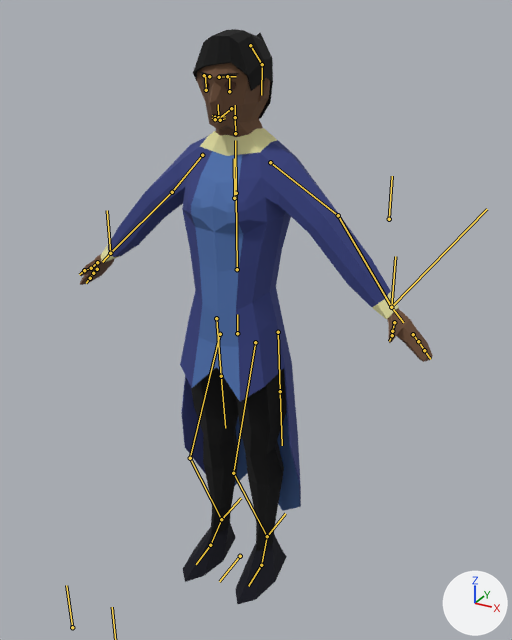
One commit to the glTF model Party/Thalria/thalria.glb: the scene before it, then after it.
The view is the same before and after, from a 50 mm camera at (0.938, -1.598, 1.67) aimed at (0.056, 0.006, 0.868). Every picture has the same lights, and +X, +Y and +Z are marked at lower right. The bones that bend it are drawn over the model as lines.

Objects in the first picture: 'Clothing', 'Skin'.
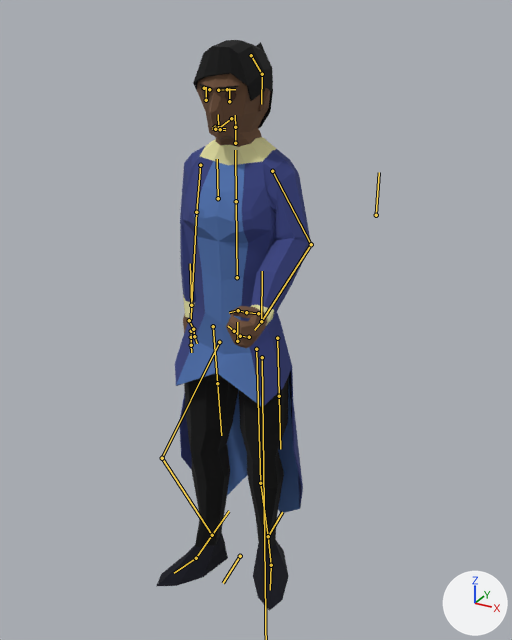
The newer file adds an action. The first version stands in its rest pose; the second is drawn at frame 1 of the action 'Dodge'.

What differs and where, as boxes [x1, y1, x2, y2] in the pictures (512 x 640 px):
```json
{"object": "Clothing", "change": "posed", "before": [101, 29, 399, 604], "after": [157, 40, 311, 611], "on screen": "48% narrower"}
{"object": "Skin", "change": "posed", "before": [80, 63, 433, 362], "after": [183, 73, 270, 348], "on screen": "75% narrower, 8% shorter"}
{"bone": "root", "before": "(240, 556) to (219, 581)", "after": "(240, 556) to (223, 583)"}
{"bone": "hip", "before": "(237, 333) to (237, 314)", "after": "(237, 341) to (237, 322)"}
{"bone": "head", "before": "(235, 117) to (235, 105)", "after": "(235, 127) to (235, 115)"}
{"bone": "upper_arm.R", "before": "(202, 155) to (172, 192)", "after": "(200, 165) to (196, 212)"}
{"bone": "middle_arm.R", "before": "(172, 192) to (110, 253)", "after": "(196, 212) to (191, 305)"}
{"bone": "thumb_base.R", "before": "(97, 262) to (91, 268)", "after": "(189, 320) to (193, 329)"}
{"bone": "upper_arm.L", "before": "(270, 162) to (338, 215)", "after": "(272, 171) to (311, 244)"}
{"bone": "middle_arm.L", "before": "(338, 215) to (391, 307)", "after": "(311, 244) to (261, 321)"}
{"bone": "hand.L", "before": "(391, 307) to (403, 322)", "after": "(261, 321) to (254, 330)"}
{"bone": "fingers_base.L", "before": "(413, 334) to (418, 341)", "after": "(249, 337) to (240, 336)"}
{"bone": "fingers_middle.L", "before": "(418, 341) to (424, 350)", "after": "(240, 336) to (234, 331)"}
{"bone": "thumb_base.L", "before": "(394, 322) to (392, 331)", "after": "(258, 313) to (246, 312)"}
{"bone": "thumb_middle.L", "before": "(392, 331) to (392, 335)", "after": "(246, 312) to (238, 310)"}
{"bone": "thigh.L", "before": "(255, 342) to (233, 473)", "after": "(256, 349) to (260, 483)"}
{"bone": "calf.L", "before": "(233, 473) to (267, 536)", "after": "(260, 483) to (268, 536)"}
{"bone": "thigh.R", "before": "(220, 334) to (190, 458)", "after": "(219, 342) to (162, 458)"}
{"bone": "calf.R", "before": "(190, 458) to (221, 519)", "after": "(162, 458) to (212, 535)"}
{"bone": "controller.R", "before": "(221, 519) to (241, 498)", "after": "(212, 535) to (229, 511)"}
```

Edits to the scene script, one JSON object a line:
```json
{"block": "bone_root", "where": "bone_root = bpy.data.objects['Armature'].pose.bones['root']"}
{"op": "set", "path": "bone_root.rotation_quaternion", "old": "(1.0, 0.0, 0.0, 0.0)", "new": "(0.999, 0.0, 0.0, -0.053)", "note": "degrees (0, 0, 0) -> degrees (0, 0, -6)"}
{"block": "bone_hip", "where": "bone_hip = bpy.data.objects['Armature'].pose.bones['hip']  # child of 'root'"}
{"op": "set", "path": "bone_hip.location", "old": "(0.0, 0.0, 0.0)", "new": "(0.0, -0.024, 0.0)"}
{"block": "bone_head", "where": "bone_head = bpy.data.objects['Armature'].pose.bones['head']  # child of 'neck'"}
{"op": "set", "path": "bone_head.rotation_quaternion", "old": "(1.0, 0.0, 0.0, 0.0)", "new": "(0.999, 0.0, -0.055, 0.0)", "note": "degrees (0, 0, 0) -> degrees (0, -6, 0)"}
{"block": "bone_upper_arm_r", "where": "bone_upper_arm_r = bpy.data.objects['Armature'].pose.bones['upper_arm.R']  # child of 'chest'"}
{"op": "set", "path": "bone_upper_arm_r.rotation_quaternion", "old": "(1.0, 0.0, 0.0, 0.0)", "new": "(0.932, -0.07, -0.289, 0.207)", "note": "degrees (0, 0, 0) -> degrees (-17, -31, 30)"}
{"block": "bone_middle_arm_r", "where": "bone_middle_arm_r = bpy.data.objects['Armature'].pose.bones['middle_arm.R']  # child of 'upper_arm.R'"}
{"op": "set", "path": "bone_middle_arm_r.rotation_quaternion", "old": "(1.0, 0.0, 0.0, 0.0)", "new": "(0.989, 0.145, 0.0, 0.023)", "note": "degrees (0, 0, 0) -> degrees (17, 0, 3)"}
{"block": "bone_thumb_base_r", "where": "bone_thumb_base_r = bpy.data.objects['Armature'].pose.bones['thumb_base.R']  # child of 'hand.R'"}
{"op": "set", "path": "bone_thumb_base_r.rotation_quaternion", "old": "(1.0, 0.0, 0.0, 0.0)", "new": "(0.892, -0.424, 0.158, 0.0)", "note": "degrees (0, 0, 0) -> degrees (-52, 16, -8)"}
{"block": "bone_upper_arm_l", "where": "bone_upper_arm_l = bpy.data.objects['Armature'].pose.bones['upper_arm.L']  # child of 'chest'"}
{"op": "set", "path": "bone_upper_arm_l.rotation_quaternion", "old": "(1.0, 0.0, 0.0, 0.0)", "new": "(0.965, 0.105, 0.151, -0.186)", "note": "degrees (0, 0, 0) -> degrees (9, 19, -20)"}
{"block": "bone_middle_arm_l", "where": "bone_middle_arm_l = bpy.data.objects['Armature'].pose.bones['middle_arm.L']  # child of 'upper_arm.L'"}
{"op": "set", "path": "bone_middle_arm_l.rotation_quaternion", "old": "(1.0, 0.0, 0.0, 0.0)", "new": "(0.935, 0.351, 0.0, -0.057)", "note": "degrees (0, 0, 0) -> degrees (41, 2, -6)"}
{"block": "bone_hand_l", "where": "bone_hand_l = bpy.data.objects['Armature'].pose.bones['hand.L']  # child of 'middle_arm.L'"}
{"op": "set", "path": "bone_hand_l.rotation_quaternion", "old": "(1.0, 0.0, 0.0, 0.0)", "new": "(0.907, 0.35, -0.216, 0.088)", "note": "degrees (0, 0, 0) -> degrees (42, -27, 1)"}
{"block": "bone_fingers_base_l", "where": "bone_fingers_base_l = bpy.data.objects['Armature'].pose.bones['fingers_base.L']  # child of 'hand.L'"}
{"op": "set", "path": "bone_fingers_base_l.rotation_quaternion", "old": "(1.0, 0.0, 0.0, 0.0)", "new": "(0.798, 0.0, 0.0, -0.603)", "note": "degrees (0, 0, 0) -> degrees (0, 0, -74)"}
{"block": "bone_fingers_middle_l", "where": "bone_fingers_middle_l = bpy.data.objects['Armature'].pose.bones['fingers_middle.L']  # child of 'fingers_base.L'"}
{"op": "set", "path": "bone_fingers_middle_l.rotation_quaternion", "old": "(1.0, 0.0, 0.0, 0.0)", "new": "(0.913, 0.0, 0.0, -0.407)", "note": "degrees (0, 0, 0) -> degrees (0, 0, -48)"}
{"block": "bone_thumb_base_l", "where": "bone_thumb_base_l = bpy.data.objects['Armature'].pose.bones['thumb_base.L']  # child of 'hand.L'"}
{"op": "set", "path": "bone_thumb_base_l.rotation_quaternion", "old": "(1.0, 0.0, 0.0, 0.0)", "new": "(0.747, -0.202, 0.319, -0.547)", "note": "degrees (0, 0, 0) -> degrees (-42, 15, -78)"}
{"block": "bone_thumb_middle_l", "where": "bone_thumb_middle_l = bpy.data.objects['Armature'].pose.bones['thumb_middle.L']  # child of 'thumb_base.L'"}
{"op": "set", "path": "bone_thumb_middle_l.rotation_quaternion", "old": "(1.0, 0.0, 0.0, 0.0)", "new": "(0.991, -0.136, -0.002, 0.011)", "note": "degrees (0, 0, 0) -> degrees (-16, 0, 1)"}
{"block": "bone_thigh_l", "where": "bone_thigh_l = bpy.data.objects['Armature'].pose.bones['thigh.L']  # child of 'hip'"}
{"op": "set", "path": "bone_thigh_l.rotation_quaternion", "old": "(1.0, 0.0, 0.0, 0.0)", "new": "(0.984, 0.038, -0.15, 0.087)", "note": "degrees (0, 0, 0) -> degrees (3, -18, 10)"}
{"block": "bone_calf_l", "where": "bone_calf_l = bpy.data.objects['Armature'].pose.bones['calf.L']  # child of 'thigh.L'"}
{"op": "set", "path": "bone_calf_l.rotation_quaternion", "old": "(1.0, 0.0, 0.0, 0.0)", "new": "(0.998, -0.065, 0.0, -0.001)", "note": "degrees (0, 0, 0) -> degrees (-7, 0, 0)"}
{"block": "bone_thigh_r", "where": "bone_thigh_r = bpy.data.objects['Armature'].pose.bones['thigh.R']  # child of 'hip'"}
{"op": "set", "path": "bone_thigh_r.rotation_quaternion", "old": "(1.0, 0.0, 0.0, 0.0)", "new": "(0.968, 0.08, 0.218, -0.101)", "note": "degrees (0, 0, 0) -> degrees (7, 26, -10)"}
{"block": "bone_calf_r", "where": "bone_calf_r = bpy.data.objects['Armature'].pose.bones['calf.R']  # child of 'thigh.R'"}
{"op": "set", "path": "bone_calf_r.rotation_quaternion", "old": "(1.0, 0.0, 0.0, 0.0)", "new": "(0.998, -0.063, 0.0, 0.001)", "note": "degrees (0, 0, 0) -> degrees (-7, 0, 0)"}
{"block": "bone_controller_r", "where": "bone_controller_r = bpy.data.objects['Armature'].pose.bones['controller.R']  # child of 'root'"}
{"op": "set", "path": "bone_controller_r.location", "old": "(0.0, 0.0, 0.0)", "new": "(-0.007, -0.072, 0.0)"}
```
